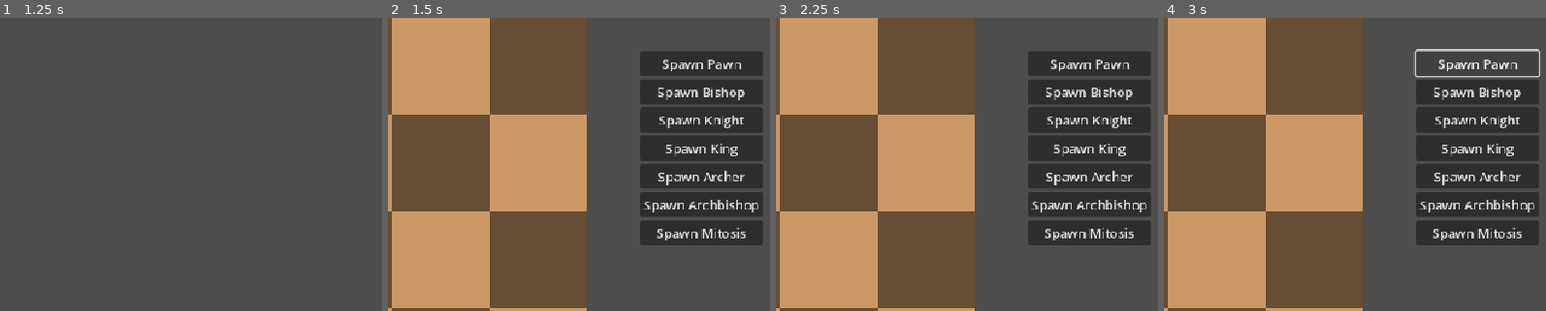
Above: before the commit, frames 1-4 (left to right).
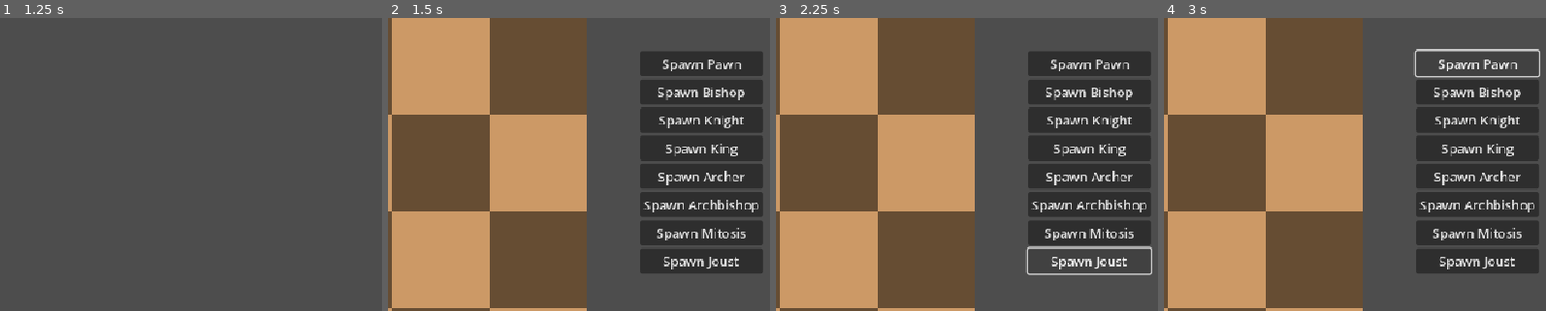
Above: after the commit, the same moments.

Repository: Wyadox/TurnBasedLite
Game: Godot game, scene res://scenes/game.tscn
Same seed, same stepped clock (60 frames per second), same inputs: the game is played once before the commit and once after it.
Inputs (mouse positions are % of the whole screen's width and height, from its top left):
- Up to frame 1 (1.25 s): click "Start" at 0.5 s
- Up to frame 2 (1.5 s): click "Human" at 1.25 s
- Up to frame 3 (2.25 s): click (91, 41) at 2 s, where only the run after the commit has a clickable "Spawn Joust"
- Up to frame 4 (3 s): click "Spawn Pawn" at 2.75 s
The pictures show only the part of the screen within x 50-100%, y 0-50%; the shares and areas given below are measured in that part.

Frame 1 is identical in both runs. In frame 2, 2.6% of the frame differs, in the area x 65-98%, y 78-88%; in frame 3, 1.0%; in frame 4, 2.6%.

Commit message:
Jousting Bishop
Implementation for the Jousting Bishop

Diff:
--- a/chess-game/scenes/game.tscn
+++ b/chess-game/scenes/game.tscn
@@ -103,6 +103,11 @@
 text = "Spawn Mitosis
 "
 
+[node name="Joust_Button" type="Button" parent="SetupPhaseUI/VBoxContainer"]
+layout_mode = 2
+text = "Spawn Joust
+"
+
 [node name="MainMenu" type="Control" parent="."]
 layout_mode = 3
 anchors_preset = 0
@@ -168,6 +173,7 @@
 [connection signal="pressed" from="SetupPhaseUI/VBoxContainer/Archer_Button" to="SetupPhaseUI" method="_on_archer_button_pressed"]
 [connection signal="pressed" from="SetupPhaseUI/VBoxContainer/Archbishop_Button" to="SetupPhaseUI" method="_on_archbishop_button_pressed"]
 [connection signal="pressed" from="SetupPhaseUI/VBoxContainer/Mitosis_Button" to="SetupPhaseUI" method="_on_mitosis_button_pressed"]
+[connection signal="pressed" from="SetupPhaseUI/VBoxContainer/Joust_Button" to="SetupPhaseUI" method="_on_joust_button_pressed"]
 [connection signal="choose_op" from="MainMenu" to="OpponentUI" method="_on_main_menu_choose_op"]
 [connection signal="pressed" from="MainMenu/VBoxContainer/StartButton" to="MainMenu" method="_on_start_button_pressed"]
 [connection signal="pressed" from="MainMenu/VBoxContainer/OptionsButton" to="MainMenu" method="_on_options_button_pressed"]
--- a/chess-game/scripts/game.gd
+++ b/chess-game/scripts/game.gd
@@ -108,21 +108,33 @@
 
 func drop_piece():
 	var is_shooting = false
+	var is_jousting = false
+	var piece_captured = false
 	var to_move = get_pos_under_mouse()
-
-	if valid_move(selected_piece.board_position, to_move):
+	var old_pos = selected_piece.board_position
+
+	if valid_move(old_pos, to_move):
 		# For valid move:
 		# - if target has piece, then replace it
 		var dest_piece = board.get_piece(to_move)
 		# Delete only if the target piece is of different color
 		if dest_piece != null and dest_piece.color != selected_piece.color:
+			piece_captured = true
 			board.delete_piece(dest_piece)
 			selected_piece.move_position(selected_piece.board_position)
 			if selected_piece.piece_type == Globals.PIECE_TYPES.HORSE_ARCHER:
 				is_shooting = true
+			if selected_piece.piece_type == Globals.PIECE_TYPES.JOUST_BISHOP:
+				is_jousting = true
 		if is_shooting == false:
 			print(selected_piece.board_position - to_move)
 			selected_piece.move_position(to_move)
+		if is_jousting and piece_captured:
+			var joust_pos = to_move + joust_direction(old_pos, to_move)
+			dest_piece = board.get_piece(joust_pos)
+			board.delete_piece(dest_piece)
+			if dest_piece != null and valid_move(to_move, joust_pos):
+				selected_piece.move_position(joust_pos)
 
 		# - change currnet status of active color
 		status = Globals.COLORS.BLACK if status == Globals.COLORS.WHITE else Globals.COLORS.WHITE
@@ -155,6 +167,22 @@
 
 	return true
 
+# Determine the square the jousting bishop should go
+func joust_direction(old_pos, to_move):
+	var pos = Vector2(0, 0)
+
+	if old_pos.x < to_move.x:
+		pos.x = 1
+	else:
+		pos.x = -1
+
+	if old_pos.y > to_move.x:
+		pos.y = -1
+	else:
+		pos.y = 1
+
+	print(pos)
+	return pos
 
 func get_valid_moves():
 	# Get possible moves for current player
--- a/chess-game/scripts/globals.gd
+++ b/chess-game/scripts/globals.gd
@@ -18,7 +18,8 @@
 	PAWN,
 	HORSE_ARCHER,
 	ARCHBISHOP,
-	MITOSIS_PAWN
+	MITOSIS_PAWN,
+	JOUST_BISHOP
 }
 
 const SPRITE_MAPPING = {
@@ -31,7 +32,8 @@
 		PIECE_TYPES.PAWN: Vector2i(0, 5),
 		PIECE_TYPES.HORSE_ARCHER: Vector2i(0, 3),
 		PIECE_TYPES.ARCHBISHOP: Vector2i(0, 2),
-		PIECE_TYPES.MITOSIS_PAWN: Vector2i(0, 5)
+		PIECE_TYPES.MITOSIS_PAWN: Vector2i(0, 5),
+		PIECE_TYPES.JOUST_BISHOP: Vector2i(0, 2)
 	},
 	COLORS.WHITE:{
 		PIECE_TYPES.ROOK: Vector2i(1, 4),
@@ -42,7 +44,8 @@
 		PIECE_TYPES.PAWN: Vector2i(1, 5),
 		PIECE_TYPES.HORSE_ARCHER: Vector2i(1, 3),
 		PIECE_TYPES.ARCHBISHOP: Vector2i(1, 2),
-		PIECE_TYPES.MITOSIS_PAWN: Vector2i(1, 5)
+		PIECE_TYPES.MITOSIS_PAWN: Vector2i(1, 5),
+		PIECE_TYPES.JOUST_BISHOP: Vector2i(1, 2)
 	},
 }
 
--- a/chess-game/scripts/piece.gd
+++ b/chess-game/scripts/piece.gd
@@ -109,6 +109,7 @@
 		Globals.PIECE_TYPES.KING: return king_threat_pos()
 		Globals.PIECE_TYPES.HORSE_ARCHER: return horse_archer_threat_pos()
 		Globals.PIECE_TYPES.ARCHBISHOP: return archbishop_threat_pos()
+		Globals.PIECE_TYPES.JOUST_BISHOP: return bishop_threat_pos()
 		_: return []
 
 func get_threatened_positions():
@@ -128,6 +129,7 @@
 		Globals.PIECE_TYPES.KING: return king_threat_pos()
 		Globals.PIECE_TYPES.HORSE_ARCHER: return horse_archer_threat_pos()
 		Globals.PIECE_TYPES.ARCHBISHOP: return archbishop_threat_pos()
+		Globals.PIECE_TYPES.JOUST_BISHOP: return bishop_threat_pos()
 		_: return []
 
 
--- a/chess-game/scripts/setup_phase_ui.gd
+++ b/chess-game/scripts/setup_phase_ui.gd
@@ -64,7 +64,6 @@
 	var pieces = [Globals.PIECE_TYPES.ROOK,
 	Globals.PIECE_TYPES.KNIGHT,
 	Globals.PIECE_TYPES.BISHOP,
-	Globals.PIECE_TYPES.QUEEN,
 	Globals.PIECE_TYPES.KING,
 	Globals.PIECE_TYPES.PAWN,
 	Globals.PIECE_TYPES.HORSE_ARCHER,
@@ -81,3 +80,10 @@
 		print(pos)
 
 	return piecesToSpawn
+
+
+
+func _on_joust_button_pressed() -> void:
+	print("Joust")
+	if (valid_spawn(Globals.PIECE_TYPES.JOUST_BISHOP)):
+		emit_signal("spawn_piece", Globals.PIECE_TYPES.JOUST_BISHOP)
